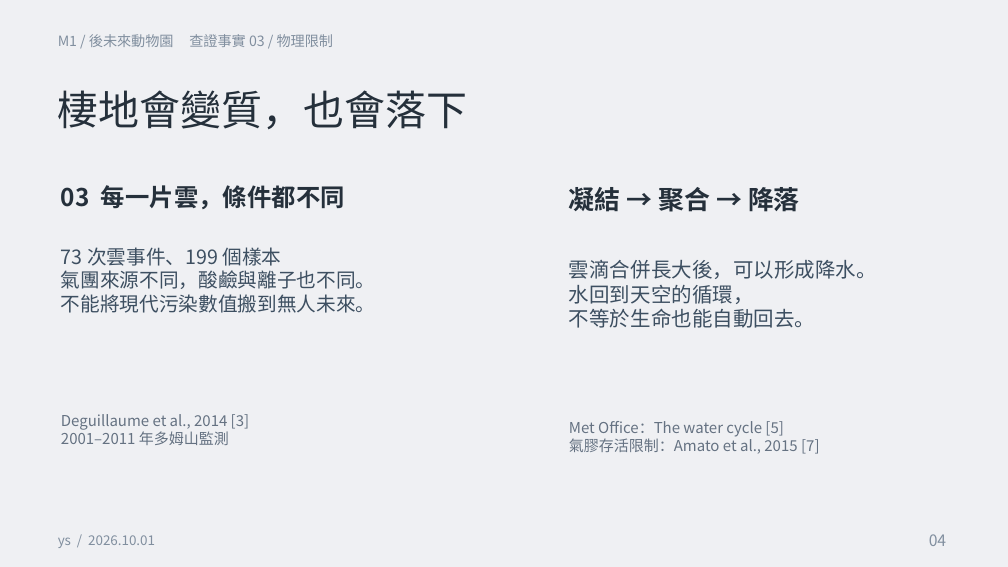
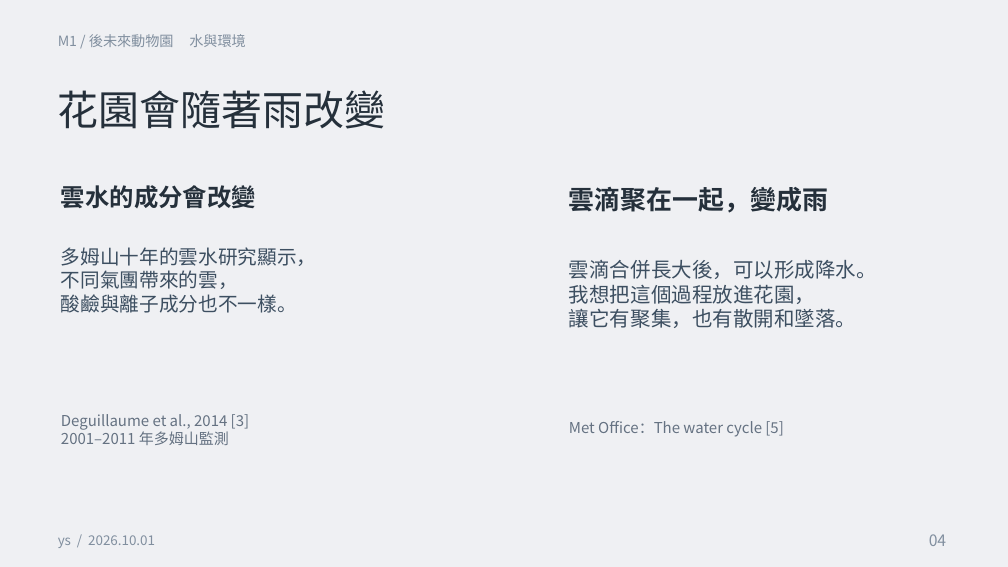
Before and after one commit to ys3213/ys-m0-outfit, a slide deck: slide 4 of m1-world/m1-簡報.pptx. Drawn at 1008x567 pixels with LibreOffice and Linux fonts; fonts in the diff are those of the drawing. Boxes give left, top, right and bottom in pixels: in the first picture for what was removed or moved away, otherwise in the second. Text is boxed around its words. In the diff, an @@ line names an element or a change of style, - is before the commit and + after.

```diff
--- a/m1-world/m1-簡報.pptx
+++ b/m1-world/m1-簡報.pptx
@@ text at (x1=58, y1=34, x2=245, y2=47): text changed @@
-M1 / 後未來動物園 查證事實 03 / 物理限制
+M1 / 後未來動物園 水與環境
@@ text at (x1=58, y1=90, x2=386, y2=129): text changed @@
-棲地會變質，也會落下
+花園會隨著雨改變
@@ text at (x1=61, y1=185, x2=256, y2=209): text changed @@
-03 每一片雲，條件都不同
+雲水的成分會改變
@@ text at (x1=569, y1=187, x2=828, y2=213): text changed @@
-凝結 → 聚合 → 降落
+雲滴聚在一起，變成雨
@@ text at (x1=61, y1=247, x2=316, y2=313): text changed @@
-73 次雲事件、199 個樣本
-氣團來源不同，酸鹼與離子也不同。
-不能將現代污染數值搬到無人未來。
+多姆山十年的雲水研究顯示，
+不同氣團帶來的雲，
+酸鹼與離子成分也不一樣。
@@ text at (x1=569, y1=285, x2=856, y2=328): text changed @@
-水回到天空的循環，
-不等於生命也能自動回去。
+我想把這個過程放進花園，
+讓它有聚集，也有散開和墜落。
@@ text at (x1=569, y1=436, x2=819, y2=454): paragraph removed @@
-氣膠存活限制：Amato et al., 2015 [7]
```
Also in this commit, not shown: 5 other slides changed, 3 other files.
